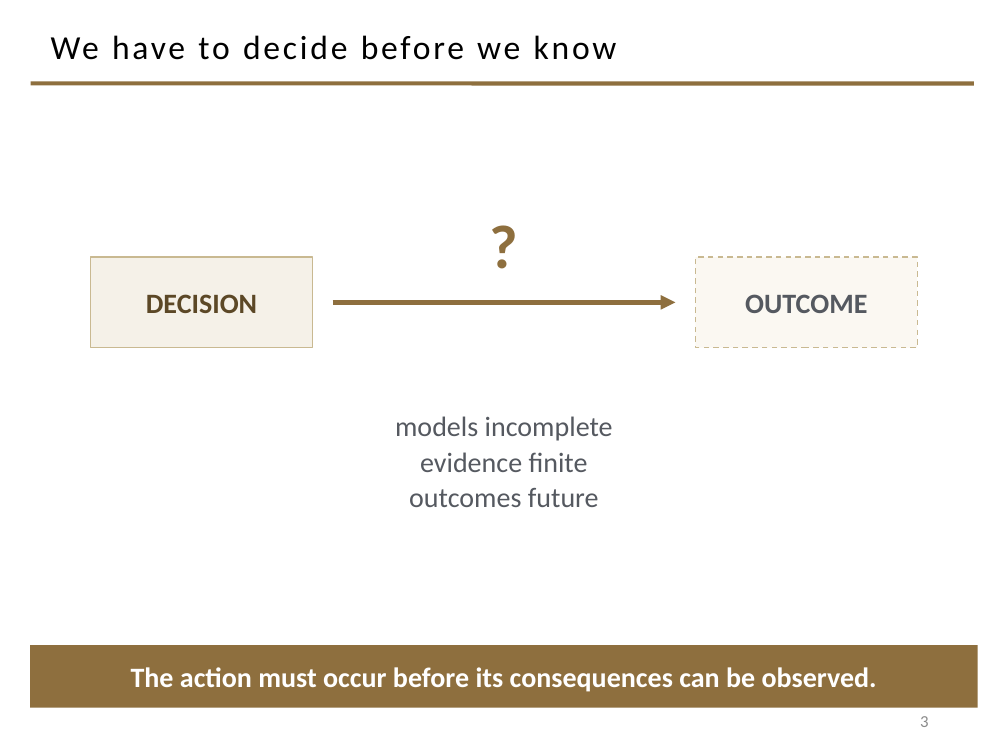
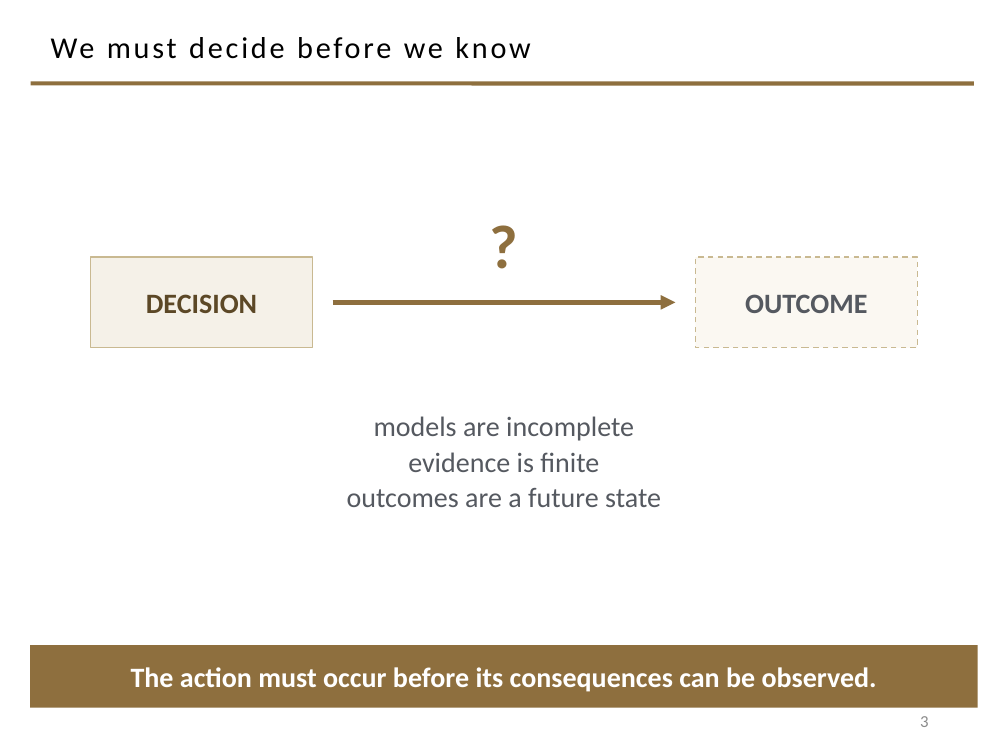
Before and after one commit to davisjam/model-based-agentic-software-engineering, a slide deck: slide 3 of course/lectures/act-1-foundations/09-engineering-decision-making-and-metrics/1-9-Engineering-Decision-Making-and-Metrics.pptx. Drawn at 1008x756 pixels with LibreOffice and Linux fonts; fonts in the diff are those of the drawing; background and template pictures are left out. Boxes give left, top, right and bottom in pixels: in the first picture for what was removed or moved away, otherwise in the second. Text is boxed around its words. In the diff, an @@ line names an element or a change of style, - is before the commit and + after.

```diff
--- a/course/lectures/act-1-foundations/09-engineering-decision-making-and-metrics/1-9-Engineering-Decision-Making-and-Metrics.pptx
+++ b/course/lectures/act-1-foundations/09-engineering-decision-making-and-metrics/1-9-Engineering-Decision-Making-and-Metrics.pptx
@@ title at (x1=51, y1=37, x2=530, y2=59): text changed; size 24 to 21.6 pt @@
-We have to decide before we know
+We must decide before we know
@@ text at (x1=347, y1=416, x2=661, y2=507): text changed @@
-models incomplete
-evidence finite
-outcomes future
+models are incomplete
+evidence is finite
+outcomes are a future state
```
Also in this commit, not shown: 23 other slides changed.
